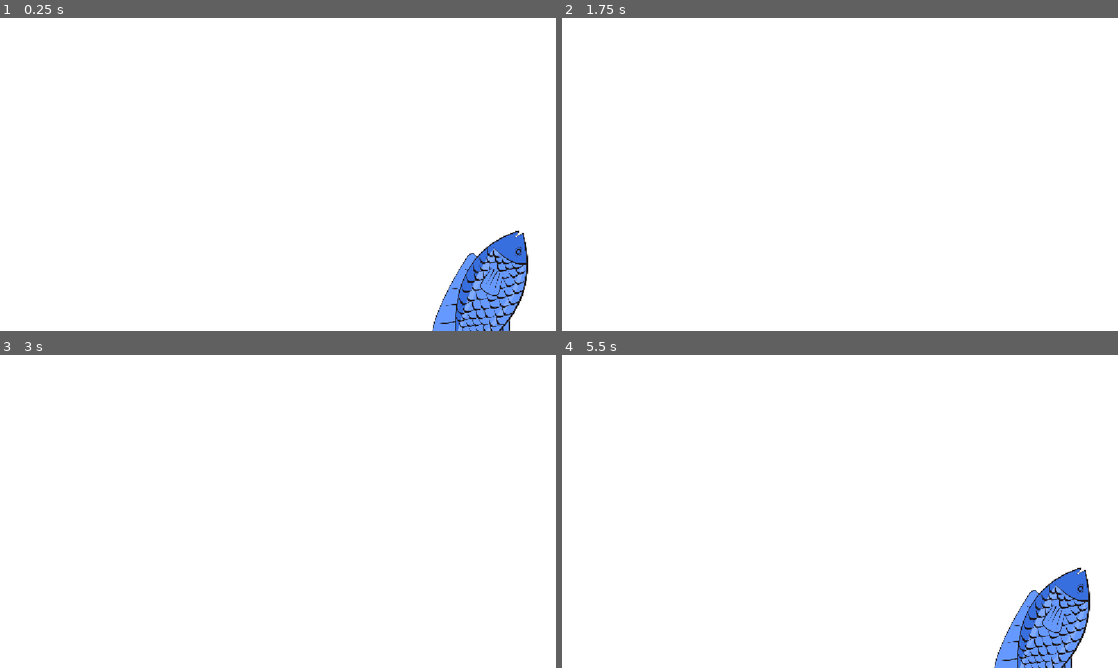
Above: before the commit, frames 1-4 (two rows, left to right).
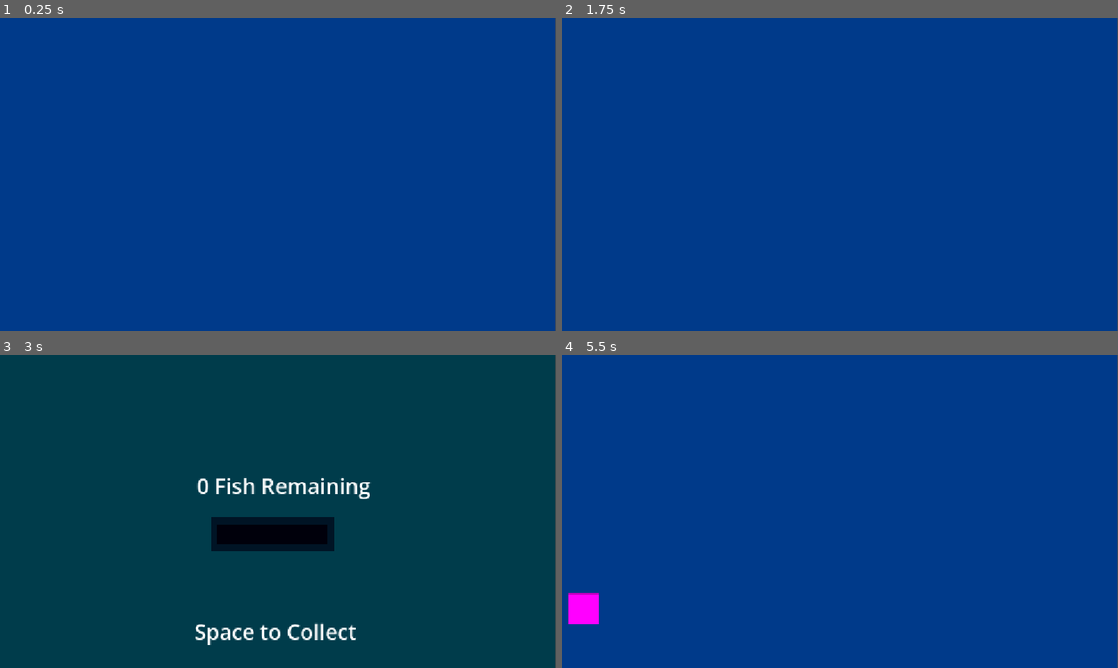
Above: after the commit, the same moments.

Repository: arsh-gupta-8/Game-Jam
Game: Godot game, scene res://Scenes/game.tscn
Two runs of this game, one before a commit and one after it. Both use one fixed random seed, a clock stepped at 60 frames per second and the inputs below. Before the commit the project starts from res://Scenes/fish_fueler.tscn.
Inputs:
- Up to frame 1 (0.25 s): no input
- Up to frame 2 (1.75 s): tap Enter (ui_accept) at 0.5, 0.77, 1.25, 1.52 s; hold D (switch_right) 0.53-1.28 s; hold A (switch_left) from 1.28 s (still down)
- Up to frame 3 (3 s): tap Enter (ui_accept) at 2, 2.75 s; release A (switch_left) at 2.03 s; hold D (switch_right) from 2.03 s (still down)
- Up to frame 4 (5.5 s): tap Enter (ui_accept) at 3.02, 3.5, 3.77, 4.25, 4.52 s; release D (switch_right) at 3.53 s; hold A (switch_left) from 3.53 s (still down)

The runs differ from the first frame. In frame 1, 100% of the frame differs, in the area x 0-100%, y 0-100%; in frame 2, 100%; in frame 3, 99%; in frame 4, 100%.

Commit message:
Menu + All 4 Scenes w/ Switching

Diff:
--- /dev/null
+++ b/Scenes/bioreactor_scene.tscn
@@ -0,0 +1 @@
+offset_right = 1152.0
--- a/Scenes/dispenser_scene.tscn
+++ b/Scenes/dispenser_scene.tscn
@@ -20,13 +20,31 @@
 offset_bottom = 406.0
 color = Color(0, 0.078431375, 0.14509805, 1)
 
+[node name="ColorRect" type="ColorRect" parent="TextureRect/Dispenser" unique_id=1482202252]
+layout_mode = 0
+offset_left = 13.0
+offset_top = 17.0
+offset_right = 241.0
+offset_bottom = 57.0
+color = Color(0, 0, 0.043137256, 1)
+
 [node name="FishAmount" type="Label" parent="." unique_id=2127275988]
-offset_left = 435.0
-offset_top = 251.0
-offset_right = 570.0
-offset_bottom = 274.0
-scale = Vector2(2, 2)
+offset_left = 404.0
+offset_top = 240.0
+offset_right = 772.0
+offset_bottom = 301.0
+theme_override_font_sizes/font_size = 44
 text = "   Fish Remaining."
 horizontal_alignment = 1
 vertical_alignment = 1
 script = ExtResource("1_a8p54")
+
+[node name="FishAmount2" type="Label" parent="." unique_id=85177928]
+offset_left = 387.0
+offset_top = 542.0
+offset_right = 755.0
+offset_bottom = 603.0
+theme_override_font_sizes/font_size = 44
+text = "Space to Collect"
+horizontal_alignment = 1
+vertical_alignment = 1
--- a/Scenes/fish_fueler.tscn
+++ /dev/null
@@ -1,17 +0,0 @@
-[gd_scene format=3 uid="uid://2ysjtoirfqo2"]
-
-[ext_resource type="Script" uid="uid://fj1xngav84k7" path="res://Scripts/fishCarry.gd" id="1_fh7p5"]
-
-[node name="fish_fueler" type="Node2D" unique_id=1788749412]
-script = ExtResource("1_fh7p5")
-
-[node name="TextureRect" type="TextureRect" parent="." unique_id=1479496721]
-offset_right = 1152.0
-offset_bottom = 648.0
-metadata/_edit_use_anchors_ = true
-
-[node name="ColorRect" type="ColorRect" parent="TextureRect" unique_id=237289105]
-layout_mode = 0
-offset_right = 1152.0
-offset_bottom = 648.0
-metadata/_edit_use_anchors_ = true
--- a/Scenes/game.tscn
+++ b/Scenes/game.tscn
@@ -4,12 +4,21 @@
 [ext_resource type="PackedScene" uid="uid://dawwflgmt5uid" path="res://Scenes/catch_screen.tscn" id="1_qxrlw"]
 [ext_resource type="Script" uid="uid://b51pfkqn00bkk" path="res://Scripts/spawnFish.gd" id="2_wrm1d"]
 [ext_resource type="PackedScene" uid="uid://46wuoswhp2gk" path="res://Scenes/dispenser_scene.tscn" id="3_wrm1d"]
+[ext_resource type="PackedScene" uid="uid://2ysjtoirfqo2" path="res://Scenes/bioreactor_scene.tscn" id="5_1l0tm"]
+[ext_resource type="PackedScene" uid="uid://c66xibm37tehp" path="res://Scenes/other_scene.tscn" id="6_v158k"]
+[ext_resource type="PackedScene" uid="uid://bb764aojp2i6a" path="res://Scenes/menu.tscn" id="7_h4fw4"]
 
 [node name="Game" type="Node2D" unique_id=377177155]
 script = ExtResource("1_3dryh")
+
+[node name="Menu" parent="." unique_id=1044301759 instance=ExtResource("7_h4fw4")]
 
 [node name="catch_screen" parent="." unique_id=1950425289 instance=ExtResource("1_qxrlw")]
 visible = false
 script = ExtResource("2_wrm1d")
 
 [node name="DispenserScene" parent="." unique_id=409662265 instance=ExtResource("3_wrm1d")]
+
+[node name="BioreactorScene" parent="." unique_id=1788749412 instance=ExtResource("5_1l0tm")]
+
+[node name="OtherScene" parent="." unique_id=1648236018 instance=ExtResource("6_v158k")]
--- /dev/null
+++ b/Scenes/menu.tscn
@@ -0,0 +1,31 @@
+[gd_scene format=3 uid="uid://bb764aojp2i6a"]
+
+[node name="Menu" type="Node2D" unique_id=1044301759]
+
+[node name="TextureRect" type="TextureRect" parent="." unique_id=1164555362]
+
+[node name="Background" type="ColorRect" parent="TextureRect" unique_id=599649133]
+layout_mode = 0
+offset_right = 1150.0
+offset_bottom = 648.0
+color = Color(0, 0.23529412, 0.48235294, 1)
+
+[node name="Label" type="Label" parent="." unique_id=783905738]
+offset_left = 299.0
+offset_top = 497.0
+offset_right = 837.0
+offset_bottom = 566.0
+theme_override_font_sizes/font_size = 50
+text = "Press Any Key To Start"
+horizontal_alignment = 1
+vertical_alignment = 1
+
+[node name="Label2" type="Label" parent="." unique_id=1904213734]
+offset_left = 143.0
+offset_top = 108.0
+offset_right = 428.0
+offset_bottom = 349.0
+theme_override_font_sizes/font_size = 176
+text = "FIN"
+horizontal_alignment = 1
+vertical_alignment = 1
--- a/project.godot
+++ b/project.godot
@@ -11,7 +11,7 @@
 [application]
 
 config/name="Game-Jam"
-run/main_scene="uid://2ysjtoirfqo2"
+run/main_scene="uid://7a1xcyv0ikjo"
 config/features=PackedStringArray("4.7", "Forward Plus")
 
 [autoload]
